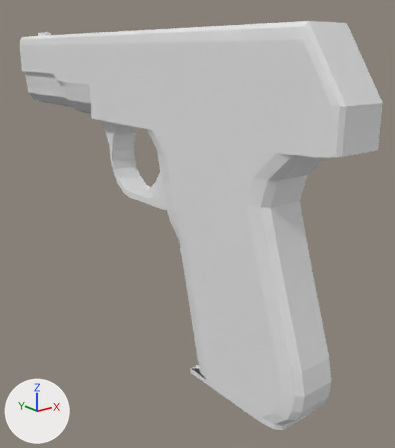
Before and after pictures for a commit that changed the Blender file 3D Models & Textures/ColtM1903/BlendFiles/Colt M1903.blend.
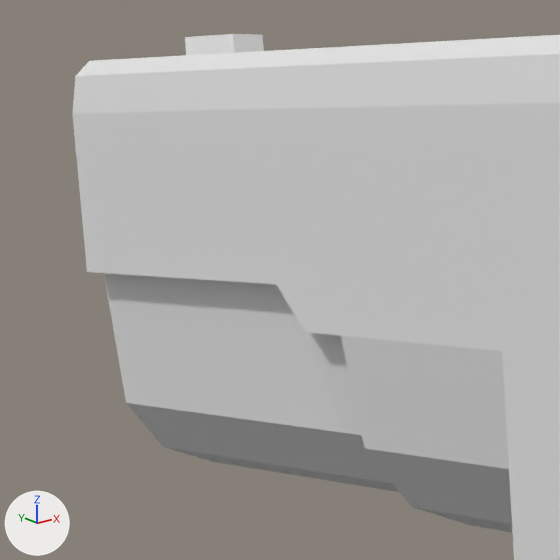
Each version appears first whole from a camera (50 mm lens) standing at (-2.85, -4.36, 1.32) and looking at (0.32, -0.39, -0.26), and next in a close-up on the part from 2% to 25% of the width and 6% to 26% of the height. The lights are fixed; the arrows at lower left show +X, +Y and +Z.
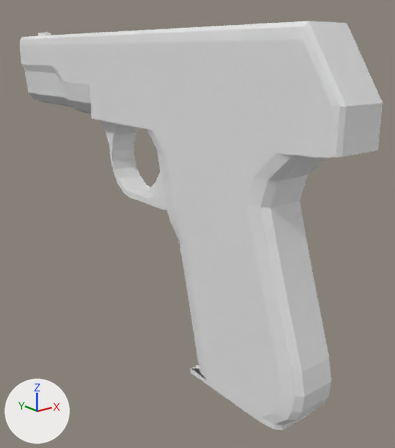
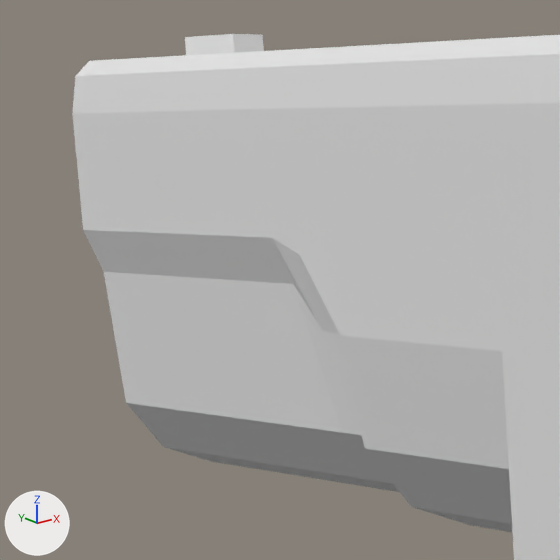
Commit message: Dia 1 - Modealdo del arma Colt M1903

The change, as a diff of the scene's bpy script:
```diff
--- a/3D Models & Textures/ColtM1903/BlendFiles/Colt M1903.blend.py
+++ b/3D Models & Textures/ColtM1903/BlendFiles/Colt M1903.blend.py
@@ me_cube_001 @@
 me_cube_001.from_pydata(...)  # 420 vertices, 415 faces; spans x -1.0..1.0, y -2.14..7.64, z -1.62..4.43
 # used by ob_cube; location = (0.0, -1.34, -0.618); scale = (0.223, 0.488, 0.488)
-me_cube_001.vertices[39].co = (-1.0, 5.47, 3.38)  # pixel (305, 332)
-me_cube_001.vertices[48].co = (-1.0, 5.69, 3.54)  # pixel (276, 284)
-me_cube_001.vertices[57].co = (-1.0, 7.46, 3.54)  # pixel (87, 272)
+# me_cube_001 part 1
+me_cube_001.vertices[39].co = (-1.0, 5.47, 3.65)  # pixel (299, 254)
+me_cube_001.vertices[48].co = (-1.0, 5.69, 3.7)  # pixel (272, 237)
+me_cube_001.vertices[57].co = (-1.0, 7.46, 3.7)  # pixel (83, 229)
```

Location of each change, (x1, y1, x2, y2) in pixels of the close-ups (560 x 560 px; the box of a moved part takes in the faces that stretch with it):
part 1 of me_cube_001, moved or reshaped: before (72, 108, 341, 336); after (72, 108, 341, 335)
